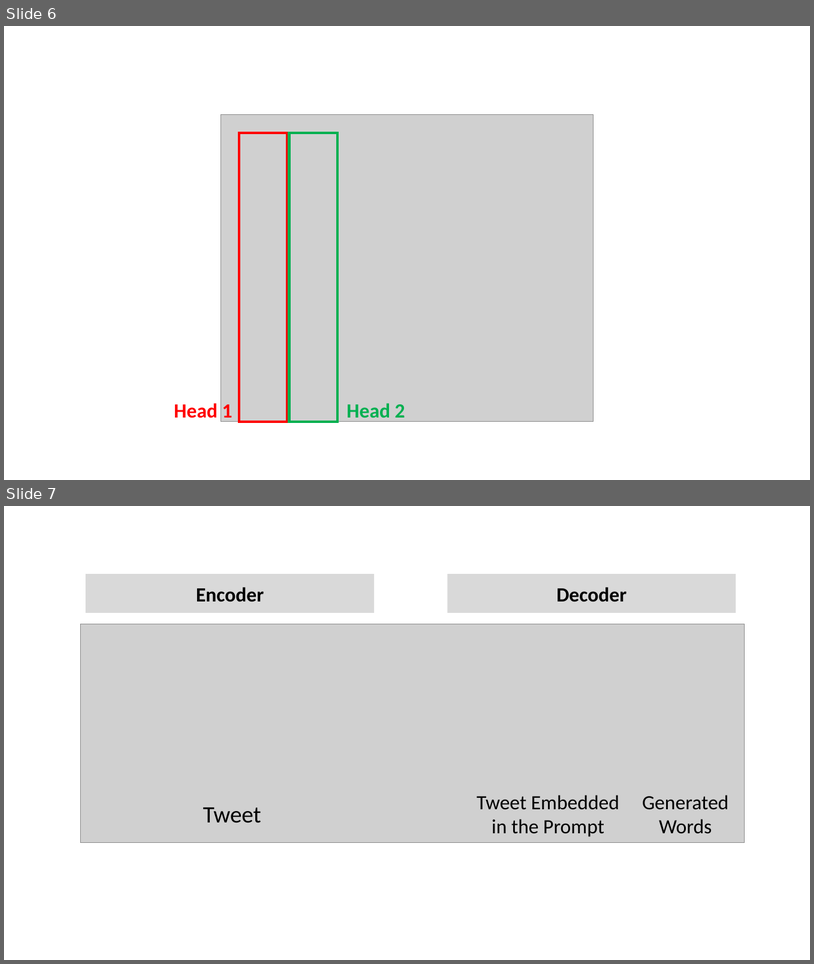
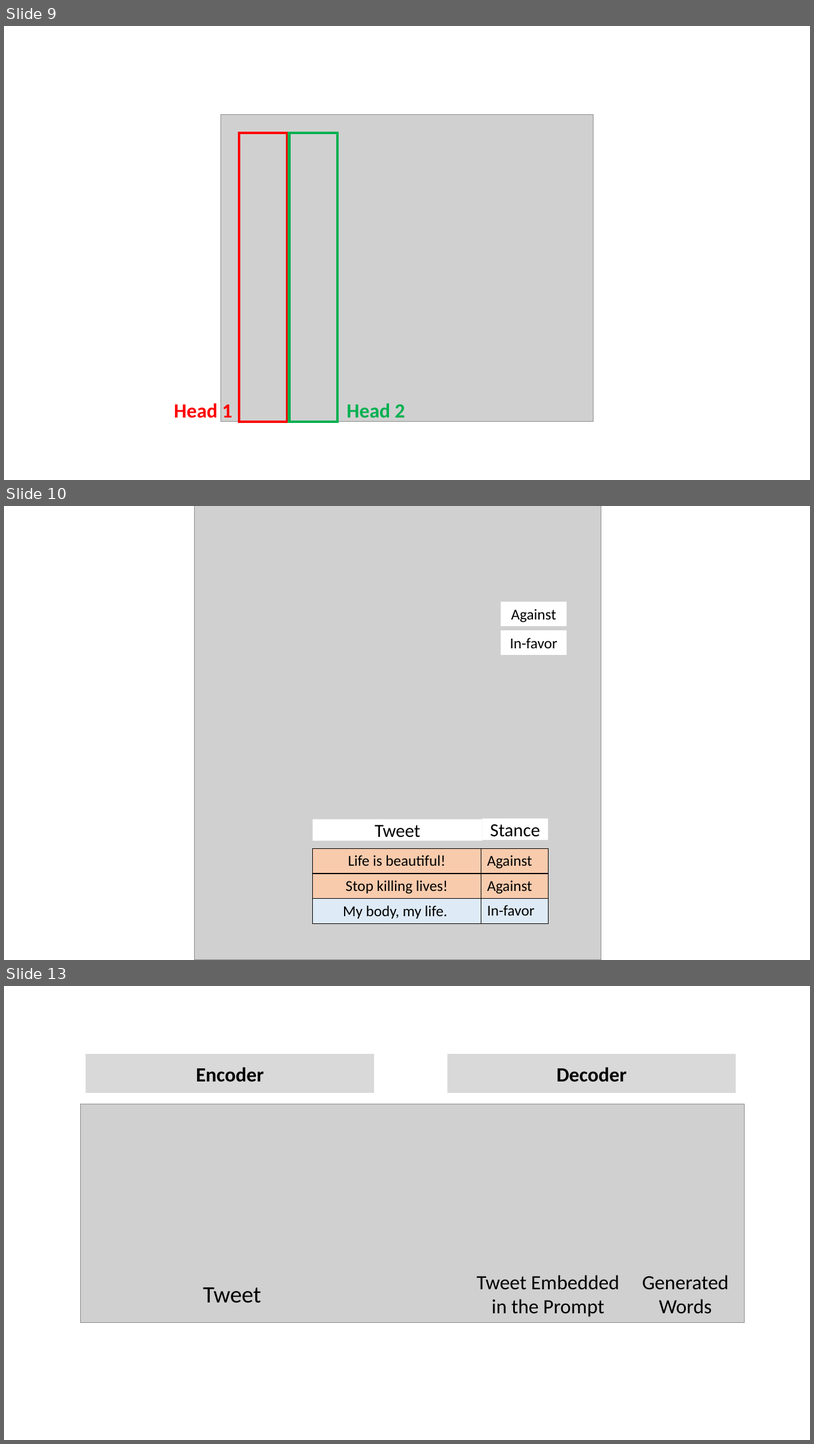
Before and after one commit to yunshiuan/prelim_stance_detection, a slide deck: images/processing_images.pptx. Shown one above the other, each under a label of ours: slides 6 and 7 before the commit, slides 9, 10 and 13 after it; the slides between them are not shown. The pictures are 814x964 and 814x1444 pixels, drawn with LibreOffice and Linux fonts; fonts in the diff are those of the drawing; grey boxes stand for pictures. Boxes give left, top, right and bottom in pixels: in the first picture for what was removed or moved away, otherwise in the second. Text is boxed around its words. In the diff, an @@ line names an element or a change of style, - is before the commit and + after.

Commit message:
update images

```diff
--- a/images/processing_images.pptx
+++ b/images/processing_images.pptx
@@ slide 10 added at (4,506,810,960), background #FFFFFF @@
@@ picture added at (195,506,601,960) @@
@@ rectangle added at (501,601,567,626), fill #FFFFFF, 18 pt, text #000000 @@
+Against
@@ rectangle added at (501,631,567,655), fill #FFFFFF, 18 pt, text #000000 @@
+In-favor
@@ rectangle added at (313,819,483,841), fill #FFFFFF, 22 pt, text #000000 @@
+Tweet
@@ rectangle added at (483,818,548,840), fill #FFFFFF, 22 pt, text #000000 @@
+Stance
@@ table added at (313,849,549,924), 3 rows, 2 columns @@
+Life is beautiful! | Against
+Stop killing lives! | Against
+My body, my life. | In-favor
@@ what was slide 6 is now slide 9 @@
@@ what was slide 7 is now slide 13 @@
```
Also in this commit, not shown: 5 other slides added.
